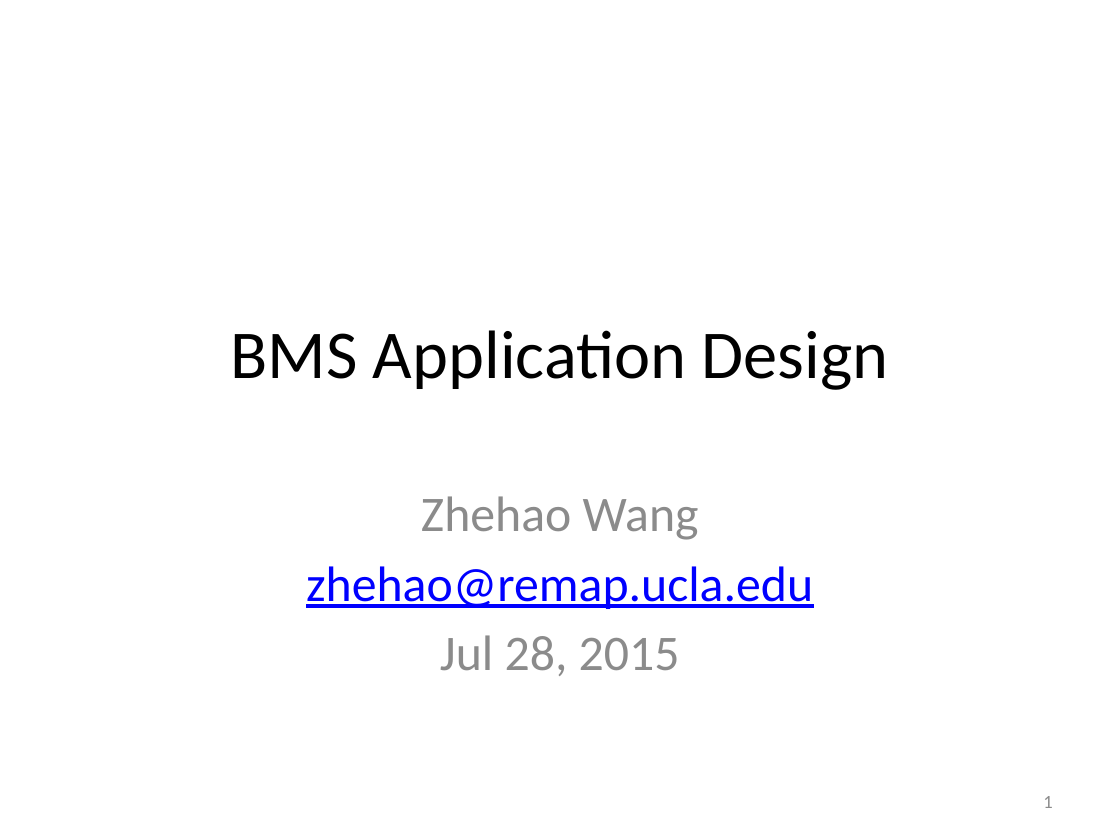
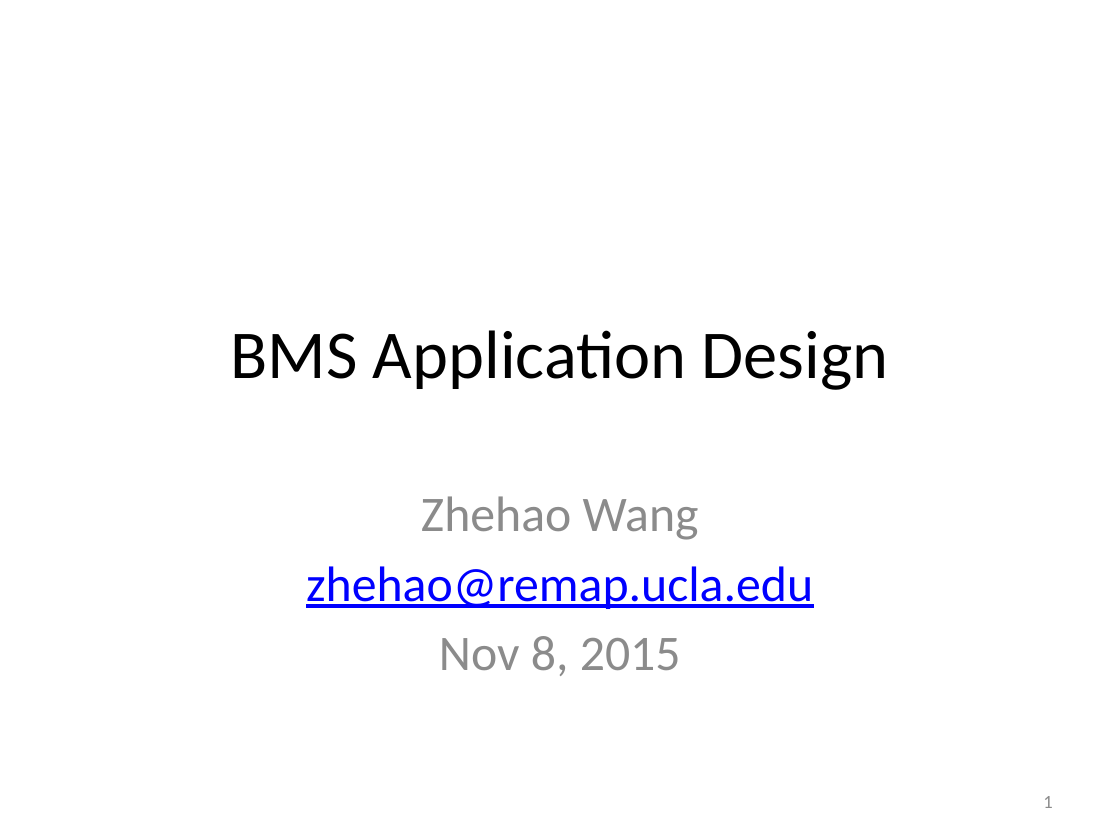
Before and after one commit to HHHlaing/bms-node, a slide deck: slide 1 of bms-poster-presentations/presentations/bms-application-design.pptx. Drawn at 1120x840 pixels with LibreOffice and Linux fonts; fonts in the diff are those of the drawing. Boxes give left, top, right and bottom in pixels: in the first picture for what was removed or moved away, otherwise in the second. Text is boxed around its words. In the diff, an @@ line names an element or a change of style, - is before the commit and + after.

Commit message:
presentation: update design with expanded gbe

```diff
--- a/bms-poster-presentations/presentations/bms-application-design.pptx
+++ b/bms-poster-presentations/presentations/bms-application-design.pptx
@@ subtitle at [439,636,681,676]: text changed @@
-Jul 28, 2015
+Nov 8, 2015
```
Also in this commit, not shown: 8 other slides changed, 3 slides added, 6 other files.
